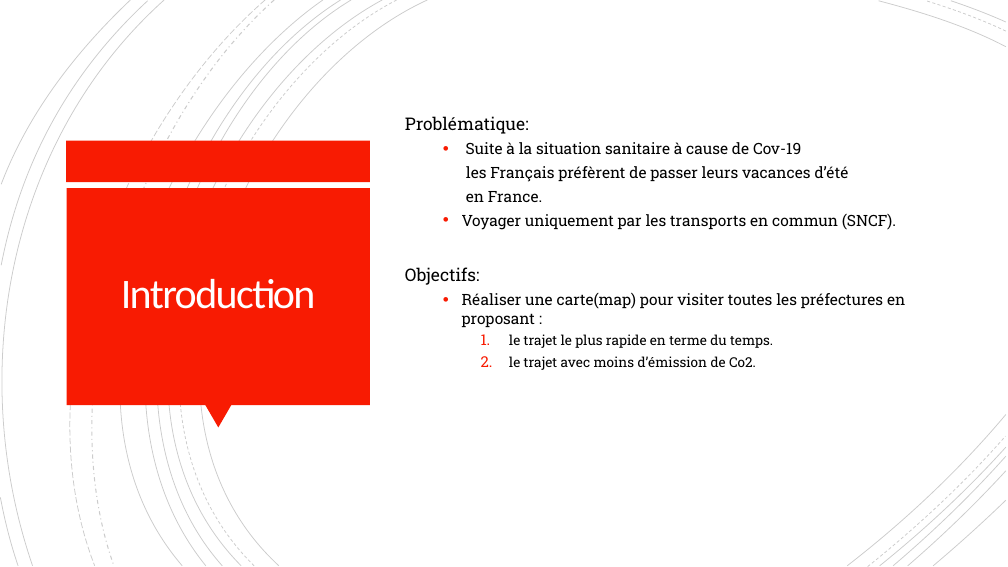
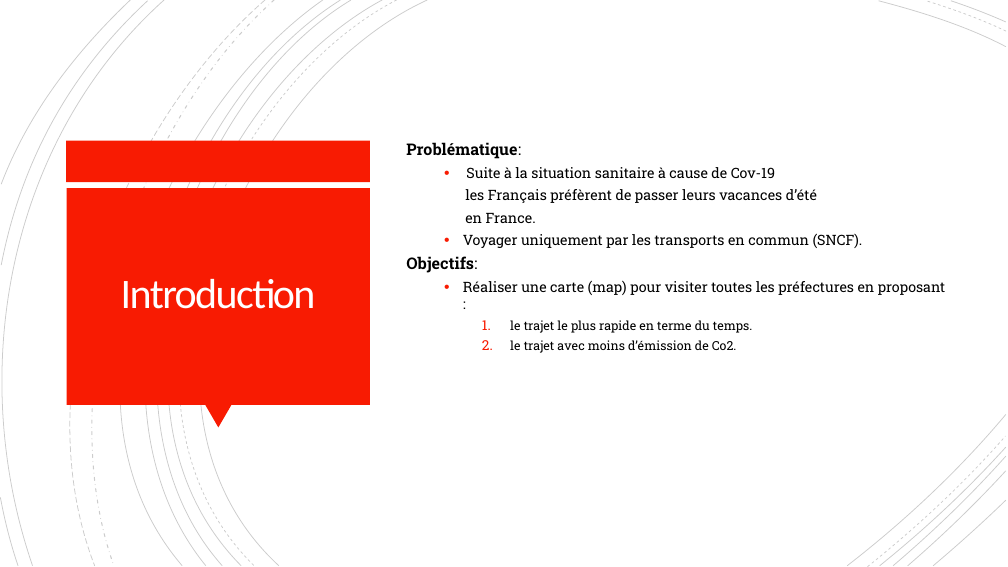
Before and after one commit to Orkaelle/Projet2_Groupe4, a slide deck: slide 3 of presentationPPT/FranceHolidays.pptx. Drawn at 1008x567 pixels with LibreOffice and Linux fonts; fonts in the diff are those of the drawing. Boxes give left, top, right and bottom in pixels: in the first picture for what was removed or moved away, otherwise in the second. Text is boxed around its words. In the diff, an @@ line names an element or a change of style, - is before the commit and + after.

Commit message:
add pptx

```diff
--- a/presentationPPT/FranceHolidays.pptx
+++ b/presentationPPT/FranceHolidays.pptx
@@ outline #000000 0.75 pt to #000000 0.74 pt in 5 elements at (108, 0, 427, 566), (83, 0, 383, 566), (83, 0, 352, 566), (40, 0, 323, 566), (0, 0, 164, 566) @@
@@ freeform shape at (22, 0, 265, 566): outline #000000 0.75 pt dashed to #000000 0.74 pt dashed @@
@@ freeform shape at (49, 0, 274, 566): outline #000000 1 pt dashed to #000000 0.99 pt dashed @@
@@ freeform shape at (73, 0, 340, 566): outline #000000 0.75 pt to #000000 0.74 pt; outline redrawn @@
@@ freeform shape at (93, 0, 397, 566): outline #000000 0.75 pt dashed to #000000 0.74 pt dashed @@
@@ text "Problématique:": place and size @@
-text "Problématique:" at (405, 116, 905, 370)
+text "Problématique:" at (406, 142, 945, 353)
@@ text at (406, 142, 863, 353): size 16.6 to 15.3 pt, bold on in "Problématique:", "Objectifs:"; size 14.8 to 13.6 pt in "Suite à la situation sanitaire à cause ...", "les Français préfèrent de passer leurs vacances ...", "en France.", "Voyager uniquement par les transports en commun ..."; size 12.9 to 11.9 pt in "le trajet le plus rapide en terme ...", "le trajet avec moins d’émission de Co2."; list level 2 to 1 in "les Français préfèrent de passer ..."; list level 2 to 1 in "en France."; less space between paragraphs; indent changed @@
@@ text at (463, 281, 945, 295): text changed; size 14.8 to 13.6 pt @@
-  • Réaliser une carte(map) pour visiter toutes les préfectures en proposant :
+  • Réaliser une carte (map) pour visiter toutes les préfectures en proposant :
```
Also in this commit, not shown: 5 other slides changed, 6 slides added, 1 slide removed.
